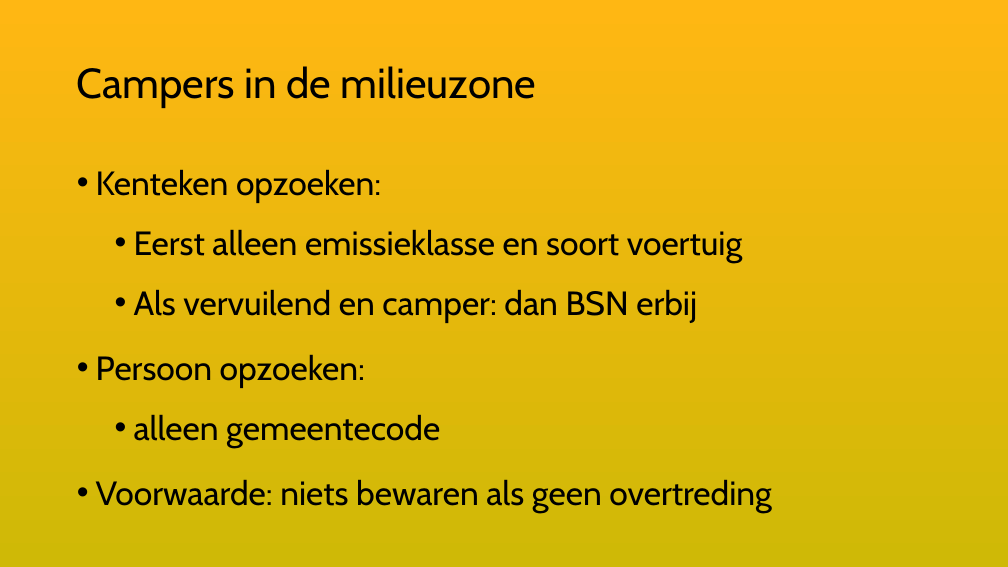
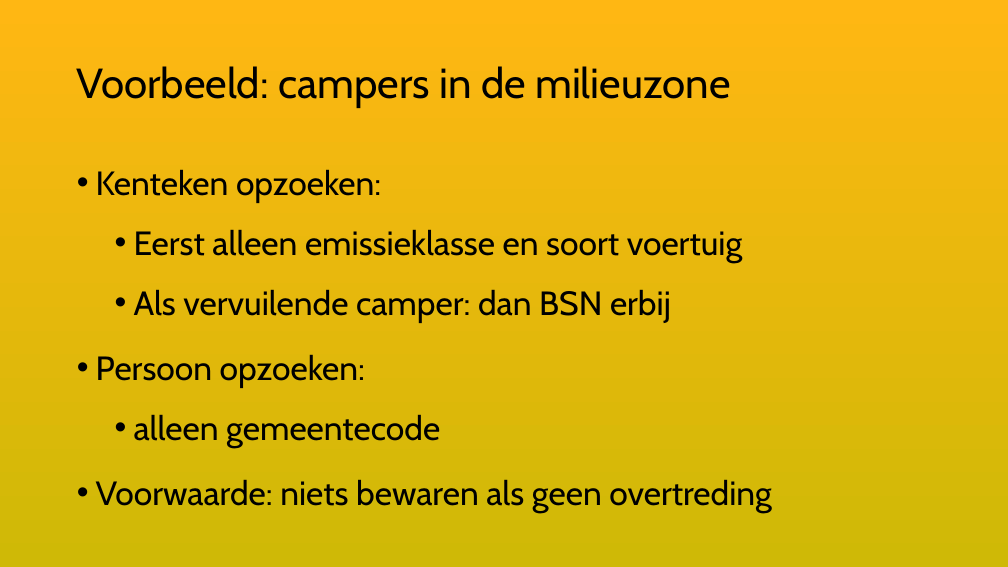
Before and after one commit to VNG-Realisatie/ftv, a slide deck: slide 32 of static/documents/20261118-keten-privacy-officers-JenV.pptx (slide 14 before the commit). Drawn at 1008x567 pixels with LibreOffice and Linux fonts; fonts in the diff are those of the drawing. Boxes give left, top, right and bottom in pixels: in the first picture for what was removed or moved away, otherwise in the second. Text is boxed around its words. In the diff, an @@ line names an element or a change of style, - is before the commit and + after.

```diff
--- a/static/documents/20261118-keten-privacy-officers-JenV.pptx
+++ b/static/documents/20261118-keten-privacy-officers-JenV.pptx
@@ title at (x1=77, y1=66, x2=730, y2=108): text changed @@
-Campers in de milieuzone
+Voorbeeld: campers in de milieuzone
@@ text at (x1=134, y1=289, x2=671, y2=323): text changed @@
-  • Als vervuilend en camper: dan BSN erbij
+  • Als vervuilende camper: dan BSN erbij
```
Also in this commit, not shown: 4 other slides changed, 2 slides added, 1 slide removed.
